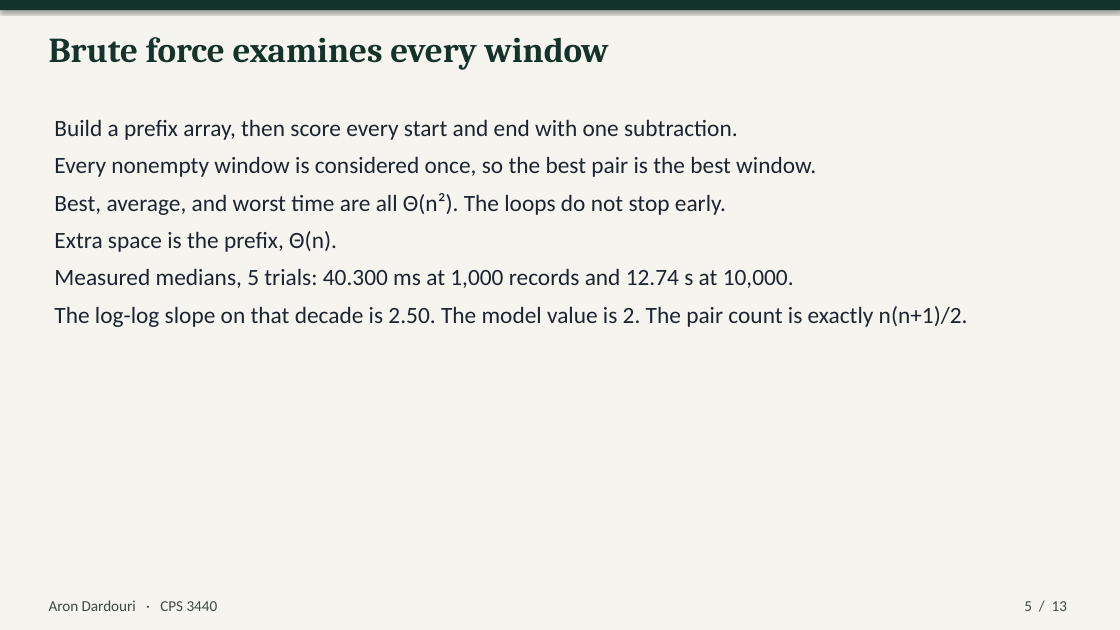
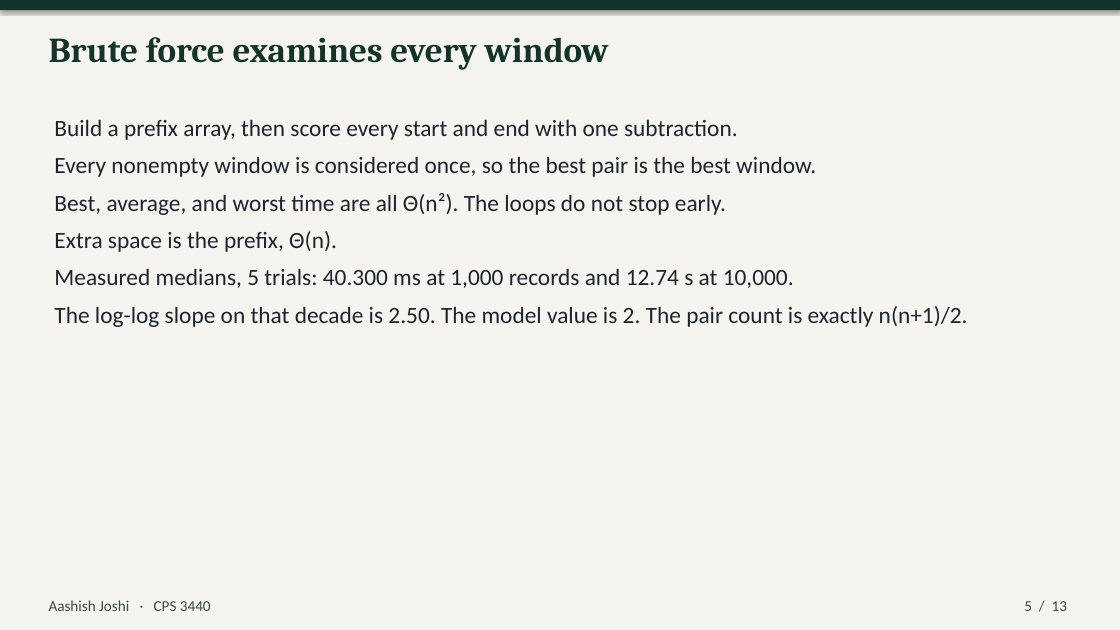
Before and after one commit to aashish000000/CPS3440-Stock-Algorithm-Analyzer, a slide deck: slide 5 of presentation/CPS3440-Stock-Algorithm-Analyzer.pptx. Drawn at 1120x630 pixels with LibreOffice and Linux fonts; fonts in the diff are those of the drawing. Boxes give left, top, right and bottom in pixels: in the first picture for what was removed or moved away, otherwise in the second. Text is boxed around its words. In the diff, an @@ line names an element or a change of style, - is before the commit and + after.

```diff
--- a/presentation/CPS3440-Stock-Algorithm-Analyzer.pptx
+++ b/presentation/CPS3440-Stock-Algorithm-Analyzer.pptx
@@ text at [49, 600, 211, 611]: text changed @@
-Aron Dardouri · CPS 3440
+Aashish Joshi · CPS 3440
```
Also in this commit, not shown: 5 other slides changed, 9 other files.
